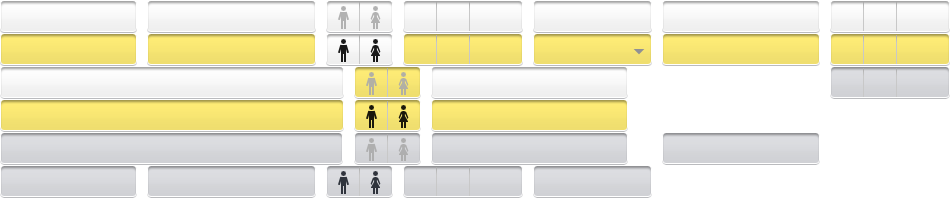
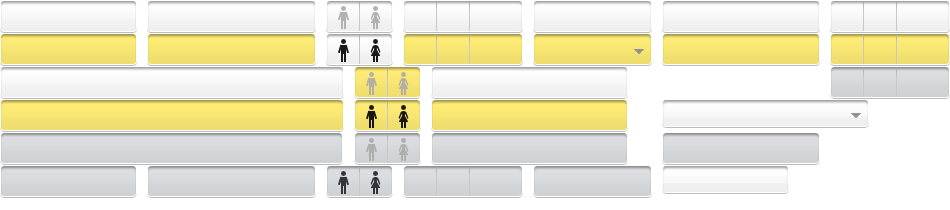
Two versions of the same layered image (950x210). Layer-by-layer changes:
added layer "Layer 6" above "Layer 5" over [662, 166, 789, 194]
added layer "Layer 5" above "Layer 4" over [662, 100, 869, 128]
